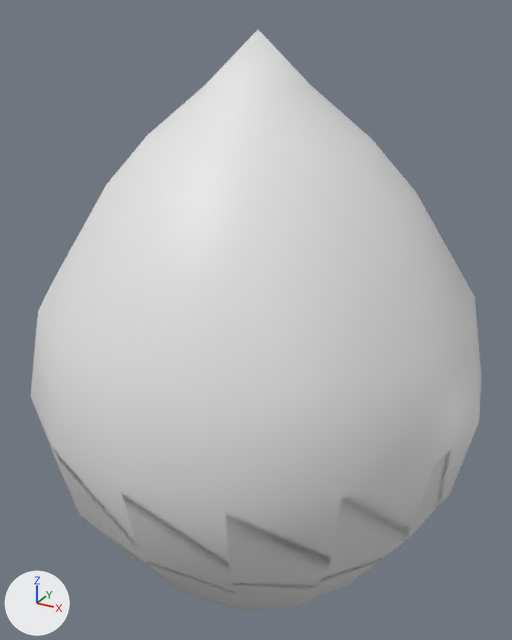
Two versions of the FBX model Assets/_Game/Content/Levels/Kitchen/Fruits/Lemon/Fbx_Fruit_Lemon.fbx, one commit apart.
Rendered twice from a 50 mm camera at (1.39, -2.55, 1.5) aimed at (-0.05, 0.07, 0.19). Every picture has the same lights, and +X, +Y and +Z are marked at lower left. The first picture is the older version. Materials are left out; every surface is plain grey. Where no turn or scale is listed for an object, it has been applied to the vertices.

Names of what the first picture shows: 'Lemon Half', 'Lemon Whole'.
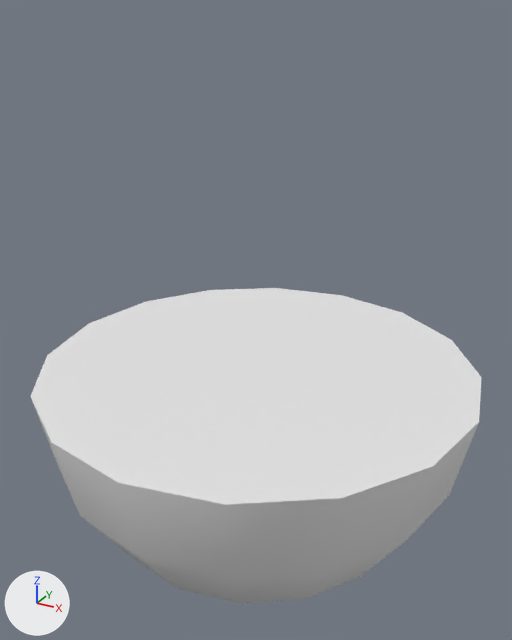
The change, as a diff of the scene's bpy script:
```diff
--- a/Assets/_Game/Content/Levels/Kitchen/Fruits/Lemon/Fbx_Fruit_Lemon.fbx.py
+++ b/Assets/_Game/Content/Levels/Kitchen/Fruits/Lemon/Fbx_Fruit_Lemon.fbx.py
@@ me_lemon_half @@
 # used by ob_lemon_half; location = (0.0, 0.0, 0.0); rotation_euler = (1.571, 0.0, -3.142), in degrees (90, 0, -180)
-me_lemon_half.from_pydata(...)  # 99 vertices, 88 faces; spans x -1.0..1.0, y -1.43..0.0, z -1.0..1.0
+me_lemon_half.from_pydata(...)  # 130 vertices, 148 faces; spans x -1.0..1.0, y -1.39..0.0, z -1.0..1.0
+# me_lemon_half part 1
+# 17 vertices are removed from x -1.0..1.0, y 0.0, z -1.0..1.0
+# 8 faces are deleted
+# 64 vertices are added at x -0.88..0.88, y 0.0, z -0.88..0.88
+# 84 new faces join them
+# other edits to the shape of me_lemon_half do not show in these pictures
@@ ob_lemon_half @@
 ob_lemon_half.location = (0.0, 0.0, 0.0)
-ob_lemon_half.rotation_euler = (1.571, 0.0, -3.142)  # degrees (90, 0, -180)
+ob_lemon_half.rotation_euler = (1.571, 0.0, 0.0)  # degrees (90, 0, 0)
@@ ob_lemon_whole @@
-ob_lemon_whole = bpy.data.objects.new('Lemon Whole', me_lemon_whole)
-ob_lemon_whole.location = (0.0, 0.0, 0.0)
```

Pixel boxes (x1, y1, x2, y2) of what changed, in the pictures (512 x 640 px):
'Lemon Whole', deleted
    before: (31, 30, 482, 593)
'Lemon Half', reshaped, turned
    before: (32, 401, 453, 611)
    after: (31, 288, 482, 603)
part 1 of me_lemon_half, cut back
    after: (31, 288, 482, 505)
